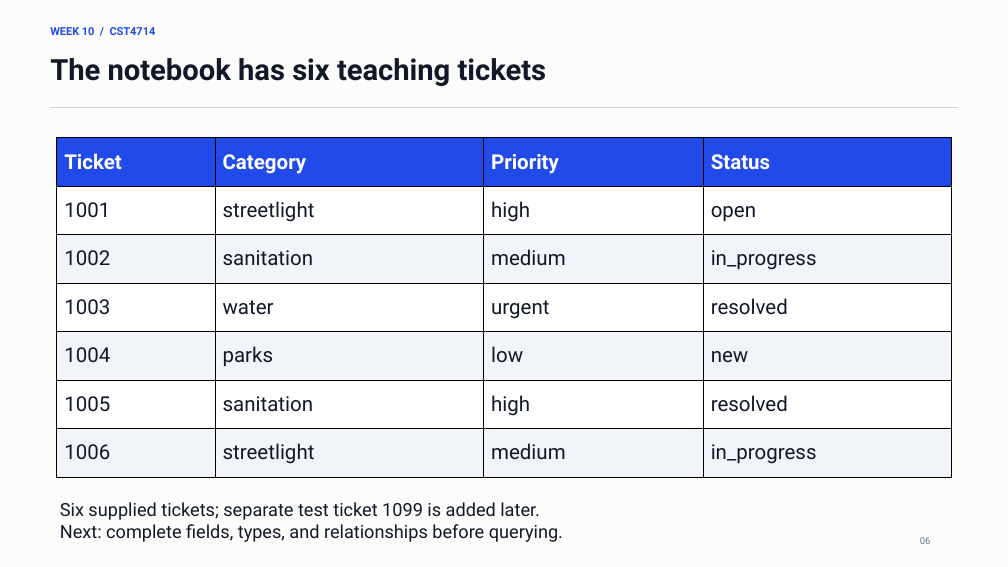
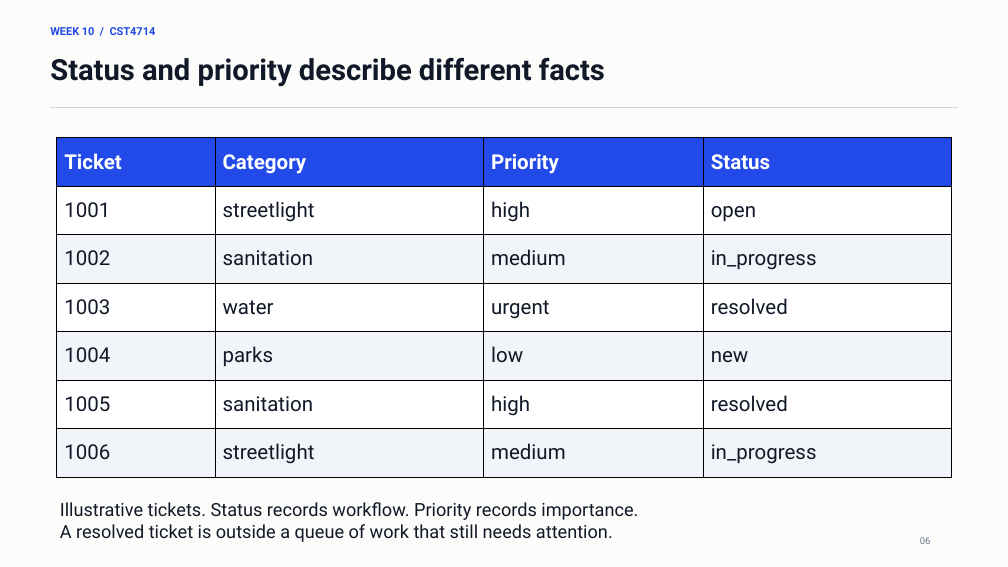
Before and after one commit to lolusername/CST4714_DB_admin, a slide deck: slide 6 of week_10/week_10_mql_document_modeling.pptx. Drawn at 1008x567 pixels with LibreOffice and Linux fonts; fonts in the diff are those of the drawing. Boxes give left, top, right and bottom in pixels: in the first picture for what was removed or moved away, otherwise in the second. Text is boxed around its words. In the diff, an @@ line names an element or a change of style, - is before the commit and + after.

Commit message:
Teach Week 10 concepts with self-contained lecture examples

```diff
--- a/week_10/week_10_mql_document_modeling.pptx
+++ b/week_10/week_10_mql_document_modeling.pptx
@@ text at (50, 57, 605, 87): text changed @@
-The notebook has six teaching tickets
+Status and priority describe different facts
@@ text at (60, 502, 638, 542): text changed @@
-Six supplied tickets; separate test ticket 1099 is added later.
-Next: complete fields, types, and relationships before querying.
+Illustrative tickets. Status records workflow. Priority records importance.
+A resolved ticket is outside a queue of work that still needs attention.
```
Also in this commit, not shown: 27 other slides changed, 4 other files.
